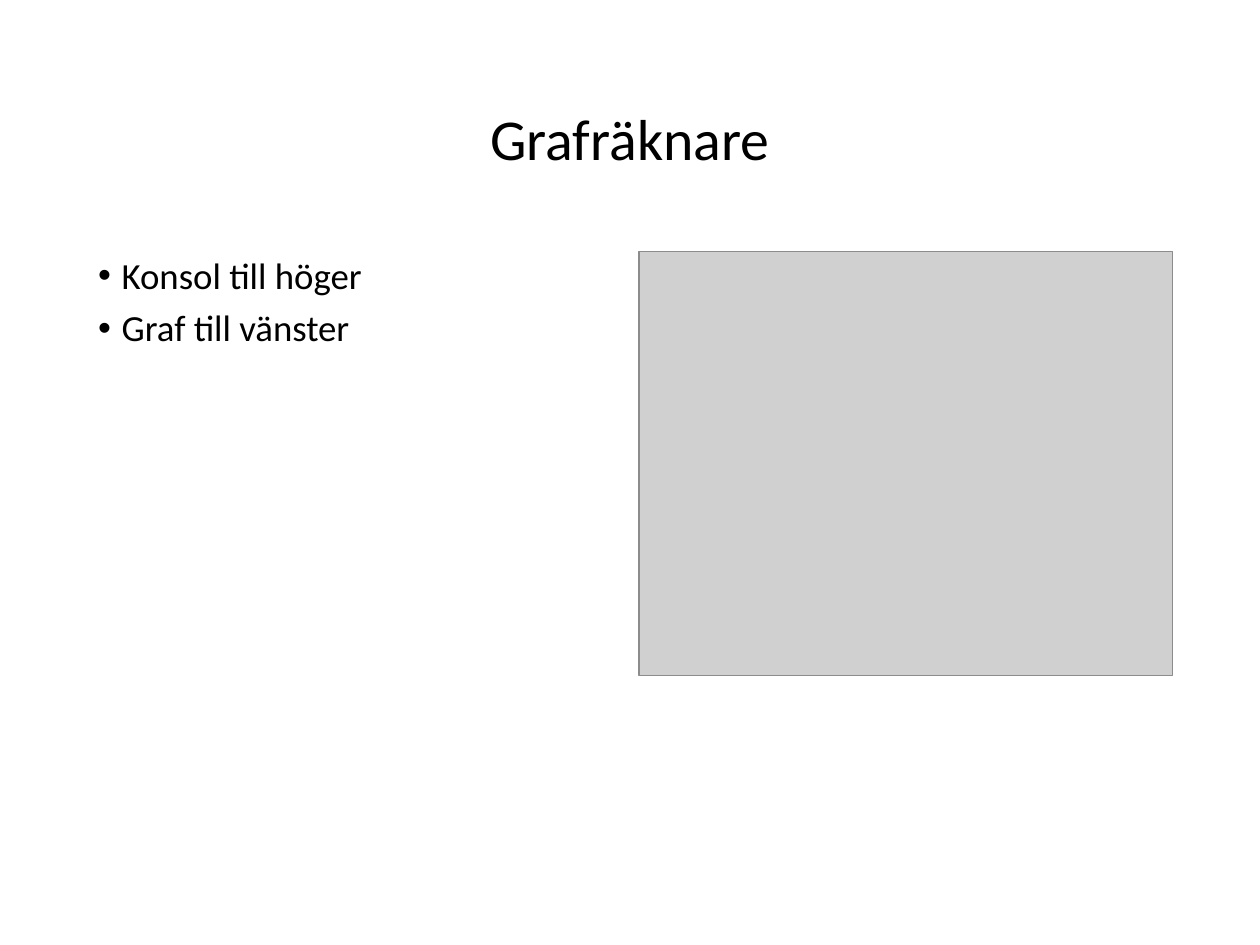
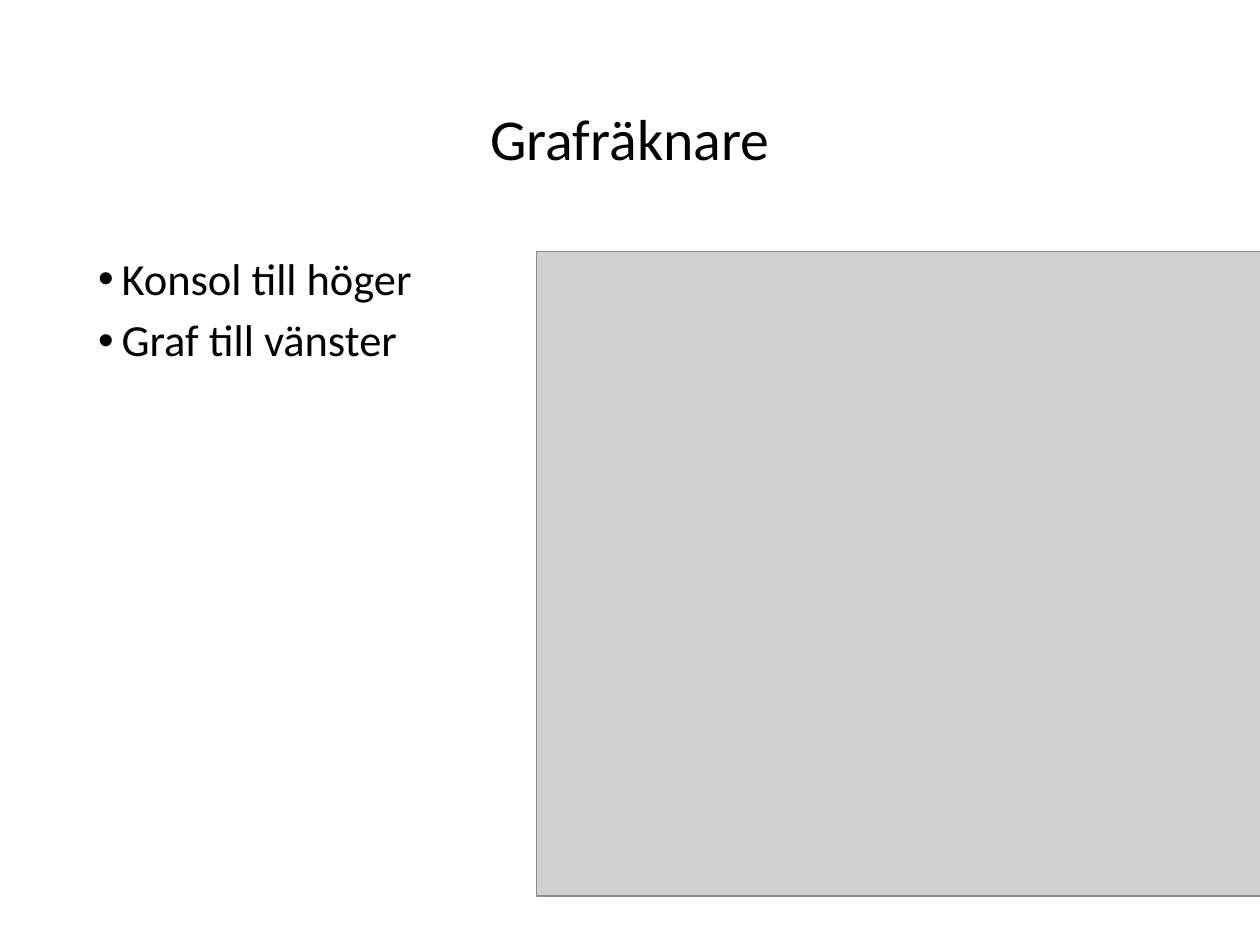
Before and after one commit to Jethro95/TSEA83_Graphing_Calculator, a slide deck: slide 2 of presentation/presentation_powerpoint.pptx. Drawn at 1260x945 pixels with LibreOffice and Linux fonts; fonts in the diff are those of the drawing; grey boxes stand for pictures. Boxes give left, top, right and bottom in pixels: in the first picture for what was removed or moved away, otherwise in the second. Text is boxed around its words. In the diff, an @@ line names an element or a change of style, - is before the commit and + after.

```diff
--- a/presentation/presentation_powerpoint.pptx
+++ b/presentation/presentation_powerpoint.pptx
@@ text "Konsol till höger" at bbox=[122, 264, 412, 357]: size 23.1 to 28 pt @@
@@ picture: place and size @@
-picture at bbox=[639, 252, 1173, 676]
+picture at bbox=[537, 252, 1260, 896]
```
Also in this commit, not shown: 11 other slides changed.
